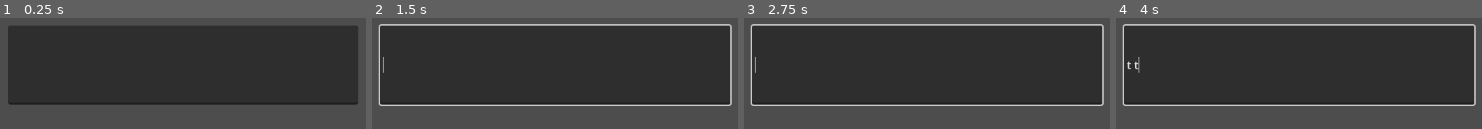
Above: before the commit, frames 1-4 (left to right).
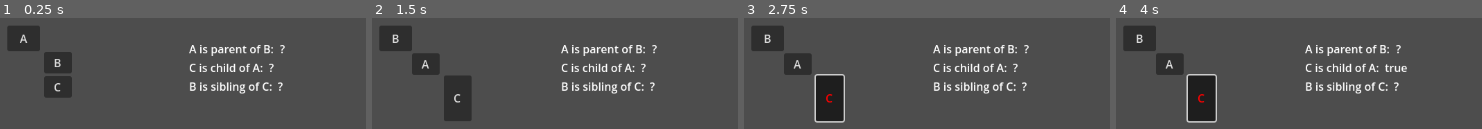
Above: after the commit, the same moments.

Repository: rvbatt/rule-based-godot
Game: Godot game, scene res://test_scenes/hierarchy_and_wildcard/hierarchy_test.tscn
The game is run twice, just before and just after one commit, with the same random seed, the same clock (stepped at 60 frames per second) and the same inputs. The project has no main scene, so this scene is started directly.
Inputs (mouse positions are in pixels of both pictures, inside the frame that each line leads up to):
- Up to frame 1 (0.25 s): no input
- Up to frame 2 (1.5 s): click (393, 37) at 0.5 s, where only the run after the commit has a clickable "A"; click (430, 62) at 1.25 s, where only the run after the commit has a clickable "B"
- Up to frame 3 (2.75 s): click (828, 97) at 2 s, where only the run after the commit has a clickable "C"
- Up to frame 4 (4 s): tap Enter at 2.75 s; hold Right (ui_right) 2.78-3.53 s; hold T (test_rule_based_system) 2.78-3.53 s; tap Space at 3.5 s; hold Down (ui_down) from 3.53 s (still down); tap T (test_rule_based_system) at 3.6 s

The runs differ from the first frame. In frame 1, 63% of the frame differs, in the area x 2-98%, y 7-79%; in frame 2, 66%; in frame 3, 67%, in the area x 1-99%, y 5-95%; in frame 4, 67%.

Commit message:
Improve and rerun test scenes
Specially the HierarchyTest

Signed-off-by: Rodrigo Volpe Battistin <rv.battistin@usp.br>

Diff:
--- a/project/test_scenes/area_detection_and_distance/area2D_detection_and_distance_test.tscn
+++ b/project/test_scenes/area_detection_and_distance/area2D_detection_and_distance_test.tscn
@@ -45,6 +45,7 @@
 [sub_resource type="Resource" id="Resource_k22c3"]
 script = ExtResource("4_jhumk")
 area_path = NodePath("../MovableArea2D")
+_overlapping = []
 TN_is_wildcard = false
 TN_path = NodePath("../Colliders/Area2D")
 
@@ -66,6 +67,7 @@
 [sub_resource type="Resource" id="Resource_i8hag"]
 script = ExtResource("4_jhumk")
 area_path = NodePath("../MovableArea2D")
+_overlapping = []
 TN_is_wildcard = false
 TN_path = NodePath("../Colliders/StaticBody2D")
 
@@ -87,6 +89,7 @@
 [sub_resource type="Resource" id="Resource_mjglb"]
 script = ExtResource("4_jhumk")
 area_path = NodePath("../MovableArea2D")
+_overlapping = []
 TN_is_wildcard = false
 TN_path = NodePath("../Colliders/RigidBody2D")
 
@@ -108,6 +111,7 @@
 [sub_resource type="Resource" id="Resource_bjmyp"]
 script = ExtResource("4_jhumk")
 area_path = NodePath("../MovableArea2D")
+_overlapping = []
 TN_is_wildcard = false
 TN_path = NodePath("../Colliders/CharacterBody2D")
 
@@ -129,6 +133,7 @@
 [sub_resource type="Resource" id="Resource_hpd7b"]
 script = ExtResource("4_jhumk")
 area_path = NodePath("../MovableArea2D")
+_overlapping = []
 TN_is_wildcard = false
 TN_path = NodePath("../Colliders/TileMap")
 
--- a/project/test_scenes/area_detection_and_distance/area3D_detection_and_distance_test.tscn
+++ b/project/test_scenes/area_detection_and_distance/area3D_detection_and_distance_test.tscn
@@ -22,6 +22,7 @@
 [sub_resource type="Resource" id="Resource_8iluw"]
 script = ExtResource("4_42jq5")
 area_path = NodePath("../MovableArea3D")
+_overlapping = []
 TN_is_wildcard = false
 TN_path = NodePath("../Colliders/Area3D")
 
@@ -43,6 +44,7 @@
 [sub_resource type="Resource" id="Resource_hj4cq"]
 script = ExtResource("4_42jq5")
 area_path = NodePath("../MovableArea3D")
+_overlapping = []
 TN_is_wildcard = false
 TN_path = NodePath("../Colliders/StaticBody3D")
 
@@ -64,6 +66,7 @@
 [sub_resource type="Resource" id="Resource_s1oyl"]
 script = ExtResource("4_42jq5")
 area_path = NodePath("../MovableArea3D")
+_overlapping = []
 TN_is_wildcard = false
 TN_path = NodePath("../Colliders/RigidBody3D")
 
@@ -85,6 +88,7 @@
 [sub_resource type="Resource" id="Resource_knqq0"]
 script = ExtResource("4_42jq5")
 area_path = NodePath("../MovableArea3D")
+_overlapping = []
 TN_is_wildcard = false
 TN_path = NodePath("../Colliders/CharacterBody3D")
 
@@ -106,6 +110,7 @@
 [sub_resource type="Resource" id="Resource_7klar"]
 script = ExtResource("4_42jq5")
 area_path = NodePath("../MovableArea3D")
+_overlapping = []
 TN_is_wildcard = false
 TN_path = NodePath("../Colliders/GridMap")
 
--- /dev/null
+++ b/project/test_scenes/hierarchy_and_wildcard/components/button_tree.gd
@@ -0,0 +1,64 @@
+extends VBoxContainer
+
+@onready var a_button: Button = find_child("A", true)
+@onready var b_button: Button = find_child("B", true)
+@onready var c_button: Button = find_child("C", true)
+var _selected_button: Button = null
+
+func _on_a_pressed():
+	print("A pressed")
+	print(str(_selected_button) + " selected")
+	match _selected_button:
+		null:
+			_selected_button = a_button
+		b_button:
+			if a_button.find_parent("B") == b_button:
+				a_button.reparent(b_button.get_parent())
+			b_button.reparent(a_button.get_child(0))
+			_deselect_all()
+		c_button:
+			if a_button.find_parent("C") == c_button:
+				a_button.reparent(c_button.get_parent())
+			c_button.reparent(a_button.get_child(0))
+			_deselect_all()
+
+func _on_b_pressed():
+	print("B pressed")
+	print(str(_selected_button) + " selected")
+	match _selected_button:
+		a_button:
+			if b_button.find_parent("A") == a_button:
+				b_button.reparent(a_button.get_parent())
+			a_button.reparent(b_button.get_child(0))
+			_deselect_all()
+		null:
+			_selected_button = b_button
+		c_button:
+			if b_button.find_parent("C") == c_button:
+				b_button.reparent(c_button.get_parent())
+			c_button.reparent(b_button.get_child(0))
+			_deselect_all()
+
+func _on_c_pressed():
+	print("C pressed")
+	print(str(_selected_button) + " selected")
+	match _selected_button:
+		a_button:
+			if c_button.find_parent("A") == a_button:
+				c_button.reparent(a_button.get_parent())
+			a_button.reparent(c_button.get_child(0))
+			_deselect_all()
+		b_button:
+			if c_button.find_parent("B") == b_button:
+				c_button.reparent(b_button.get_parent())
+			b_button.reparent(c_button.get_child(0))
+			_deselect_all()
+		null:
+			_selected_button = c_button
+
+func _deselect_all():
+	print("deselect")
+	_selected_button = null
+	a_button.set_pressed_no_signal(false)
+	b_button.set_pressed_no_signal(false)
+	c_button.set_pressed_no_signal(false)
--- a/project/test_scenes/hierarchy_and_wildcard/hierarchy_test.tscn
+++ b/project/test_scenes/hierarchy_and_wildcard/hierarchy_test.tscn
@@ -6,74 +6,82 @@
 [ext_resource type="Script" path="res://addons/rule_based_godot/resources/actions/set_property_action.gd" id="2_djs4n"]
 [ext_resource type="Script" path="res://addons/rule_based_godot/resources/rule.gd" id="3_sxtgj"]
 [ext_resource type="Script" path="res://addons/rule_based_godot/resources/rule_set.gd" id="4_udnf2"]
-
-[sub_resource type="Resource" id="Resource_cte0v"]
+[ext_resource type="Script" path="res://test_scenes/hierarchy_and_wildcard/components/button_tree.gd" id="7_80qkv"]
+
+[sub_resource type="Resource" id="Resource_3gsva"]
 script = ExtResource("2_djs4n")
 property = &"text"
 type_and_value = {
-"String": "parent"
+"String": "true"
 }
 AN_is_wildcard = false
-AN_path = NodePath("../LineEdit")
-
-[sub_resource type="Resource" id="Resource_4oecg"]
+AN_path = NodePath("../Statements/AParentB/answer")
+
+[sub_resource type="Resource" id="Resource_4o0k2"]
 script = ExtResource("2_1ct2t")
-source_node_path = NodePath("../Parent")
+source_node_path = NodePath("../Root/A/AChildren")
 relation = "Parent of"
 TN_is_wildcard = false
-TN_path = NodePath("../Parent/Child1")
-
-[sub_resource type="Resource" id="Resource_xhwpc"]
+TN_path = NodePath("../Root/A/AChildren/B")
+
+[sub_resource type="Resource" id="Resource_0w3ud"]
+resource_name = "A parentf of B"
 script = ExtResource("3_sxtgj")
-condition = SubResource("Resource_4oecg")
-actions = Array[Resource("res://addons/rule_based_godot/resources/actions/abstract_action.gd")]([SubResource("Resource_cte0v")])
-
-[sub_resource type="Resource" id="Resource_760bq"]
+condition = SubResource("Resource_4o0k2")
+actions = Array[Resource("res://addons/rule_based_godot/resources/actions/abstract_action.gd")]([SubResource("Resource_3gsva")])
+
+[sub_resource type="Resource" id="Resource_x6mg4"]
 script = ExtResource("2_djs4n")
 property = &"text"
 type_and_value = {
-"String": "child"
+"String": "true"
 }
 AN_is_wildcard = false
-AN_path = NodePath("../LineEdit")
-
-[sub_resource type="Resource" id="Resource_jw13k"]
+AN_path = NodePath("../Statements/CChildA/answer")
+
+[sub_resource type="Resource" id="Resource_xutr6"]
 script = ExtResource("2_1ct2t")
-source_node_path = NodePath("../Parent/Child1")
+source_node_path = NodePath("../Root/A/AChildren/C")
 relation = "Child of"
 TN_is_wildcard = false
-TN_path = NodePath("../Parent")
-
-[sub_resource type="Resource" id="Resource_jadoo"]
+TN_path = NodePath("../Root/A/AChildren")
+
+[sub_resource type="Resource" id="Resource_yhuro"]
+resource_name = "C child of A"
 script = ExtResource("3_sxtgj")
-condition = SubResource("Resource_jw13k")
-actions = Array[Resource("res://addons/rule_based_godot/resources/actions/abstract_action.gd")]([SubResource("Resource_760bq")])
-
-[sub_resource type="Resource" id="Resource_glhbh"]
+condition = SubResource("Resource_xutr6")
+actions = Array[Resource("res://addons/rule_based_godot/resources/actions/abstract_action.gd")]([SubResource("Resource_x6mg4")])
+
+[sub_resource type="Resource" id="Resource_757g7"]
 script = ExtResource("2_djs4n")
 property = &"text"
 type_and_value = {
-"text": "sibling"
+"String": "true"
 }
 AN_is_wildcard = false
-AN_path = NodePath("../LineEdit")
-
-[sub_resource type="Resource" id="Resource_40b1g"]
+AN_path = NodePath("../Statements/BSibliingC/answer")
+
+[sub_resource type="Resource" id="Resource_qnoni"]
 script = ExtResource("2_1ct2t")
-source_node_path = NodePath("../Parent/Child1")
+source_node_path = NodePath("../Root/A/AChildren/B")
 relation = "Sibling of"
 TN_is_wildcard = false
-TN_path = NodePath("../Parent/Child2")
-
-[sub_resource type="Resource" id="Resource_e0je4"]
+TN_path = NodePath("../Root/A/AChildren/C")
+
+[sub_resource type="Resource" id="Resource_41vq6"]
+resource_name = "B sibling of C"
 script = ExtResource("3_sxtgj")
-condition = SubResource("Resource_40b1g")
-actions = Array[Resource("res://addons/rule_based_godot/resources/actions/abstract_action.gd")]([SubResource("Resource_glhbh")])
+condition = SubResource("Resource_qnoni")
+actions = Array[Resource("res://addons/rule_based_godot/resources/actions/abstract_action.gd")]([SubResource("Resource_757g7")])
 
 [sub_resource type="Resource" id="Resource_fev3b"]
 script = ExtResource("4_udnf2")
 _rule_based_godot = &"RuleSet"
-rules = Array[ExtResource("3_sxtgj")]([SubResource("Resource_xhwpc"), SubResource("Resource_jadoo"), SubResource("Resource_e0je4")])
+rules = Array[ExtResource("3_sxtgj")]([SubResource("Resource_0w3ud"), SubResource("Resource_yhuro"), SubResource("Resource_41vq6")])
+
+[sub_resource type="GDScript" id="GDScript_eiek8"]
+script/source = "extends Button
+"
 
 [node name="HierarchyTest" type="Node2D"]
 script = ExtResource("1_4p4v4")
@@ -83,14 +91,119 @@
 rule_arbitration = "Least Recently Used"
 rule_set = SubResource("Resource_fev3b")
 
-[node name="Parent" type="Node2D" parent="."]
-
-[node name="Child1" type="Node2D" parent="Parent"]
-
-[node name="Child2" type="Node2D" parent="Parent"]
-
-[node name="LineEdit" type="LineEdit" parent="."]
-offset_left = 274.0
+[node name="Root" type="VBoxContainer" parent="."]
+offset_left = 273.0
 offset_top = 239.0
-offset_right = 779.0
-offset_bottom = 353.0
+offset_right = 320.0
+offset_bottom = 276.0
+size_flags_horizontal = 3
+size_flags_vertical = 3
+script = ExtResource("7_80qkv")
+
+[node name="A" type="Button" parent="Root"]
+layout_mode = 2
+size_flags_vertical = 3
+theme_override_colors/font_pressed_color = Color(1, 0, 0, 1)
+toggle_mode = true
+text = "A"
+script = SubResource("GDScript_eiek8")
+
+[node name="AChildren" type="VBoxContainer" parent="Root/A"]
+layout_mode = 1
+anchors_preset = 3
+anchor_left = 1.0
+anchor_top = 1.0
+anchor_right = 1.0
+anchor_bottom = 1.0
+offset_left = 6.0
+offset_top = 1.0
+offset_right = 46.0
+offset_bottom = 67.0
+grow_horizontal = 0
+grow_vertical = 0
+
+[node name="B" type="Button" parent="Root/A/AChildren"]
+layout_mode = 2
+size_flags_vertical = 3
+theme_override_colors/font_pressed_color = Color(1, 0, 0, 1)
+toggle_mode = true
+text = "B"
+script = SubResource("GDScript_eiek8")
+
+[node name="BChildren" type="VBoxContainer" parent="Root/A/AChildren/B"]
+layout_mode = 1
+anchors_preset = 3
+anchor_left = 1.0
+anchor_top = 1.0
+anchor_right = 1.0
+anchor_bottom = 1.0
+offset_top = 3.0
+offset_right = 40.0
+offset_bottom = 34.0
+grow_horizontal = 0
+grow_vertical = 0
+
+[node name="C" type="Button" parent="Root/A/AChildren"]
+unique_name_in_owner = true
+layout_mode = 2
+size_flags_vertical = 3
+theme_override_colors/font_pressed_color = Color(1, 0, 0, 1)
+toggle_mode = true
+text = "C"
+script = SubResource("GDScript_eiek8")
+
+[node name="CChildren" type="VBoxContainer" parent="Root/A/AChildren/C"]
+layout_mode = 1
+anchors_preset = 3
+anchor_left = 1.0
+anchor_top = 1.0
+anchor_right = 1.0
+anchor_bottom = 1.0
+offset_top = 3.0
+offset_right = 40.0
+offset_bottom = 38.0
+grow_horizontal = 0
+grow_vertical = 0
+
+[node name="Statements" type="VBoxContainer" parent="."]
+offset_left = 535.0
+offset_top = 261.0
+offset_right = 674.0
+offset_bottom = 347.0
+
+[node name="AParentB" type="HBoxContainer" parent="Statements"]
+layout_mode = 2
+
+[node name="Label" type="Label" parent="Statements/AParentB"]
+layout_mode = 2
+text = "A is parent of B: "
+
+[node name="answer" type="Label" parent="Statements/AParentB"]
+layout_mode = 2
+text = "?"
+
+[node name="CChildA" type="HBoxContainer" parent="Statements"]
+layout_mode = 2
+
+[node name="Label" type="Label" parent="Statements/CChildA"]
+layout_mode = 2
+text = "C is child of A: "
+
+[node name="answer" type="Label" parent="Statements/CChildA"]
+layout_mode = 2
+text = "?"
+
+[node name="BSibliingC" type="HBoxContainer" parent="Statements"]
+layout_mode = 2
+
+[node name="Label" type="Label" parent="Statements/BSibliingC"]
+layout_mode = 2
+text = "B is sibling of C: "
+
+[node name="answer" type="Label" parent="Statements/BSibliingC"]
+layout_mode = 2
+text = "?"
+
+[connection signal="pressed" from="Root/A" to="Root" method="_on_a_pressed"]
+[connection signal="pressed" from="Root/A/AChildren/B" to="Root" method="_on_b_pressed"]
+[connection signal="pressed" from="Root/A/AChildren/C" to="Root" method="_on_c_pressed"]
Not shown: 2 places in project/test_scenes/area_detection_and_distance/components/mesh_library.tres that only renumber resources
Not shown: 1 places in project/test_scenes/hierarchy_and_wildcard/hierarchy_test.tscn that only renumber resources
